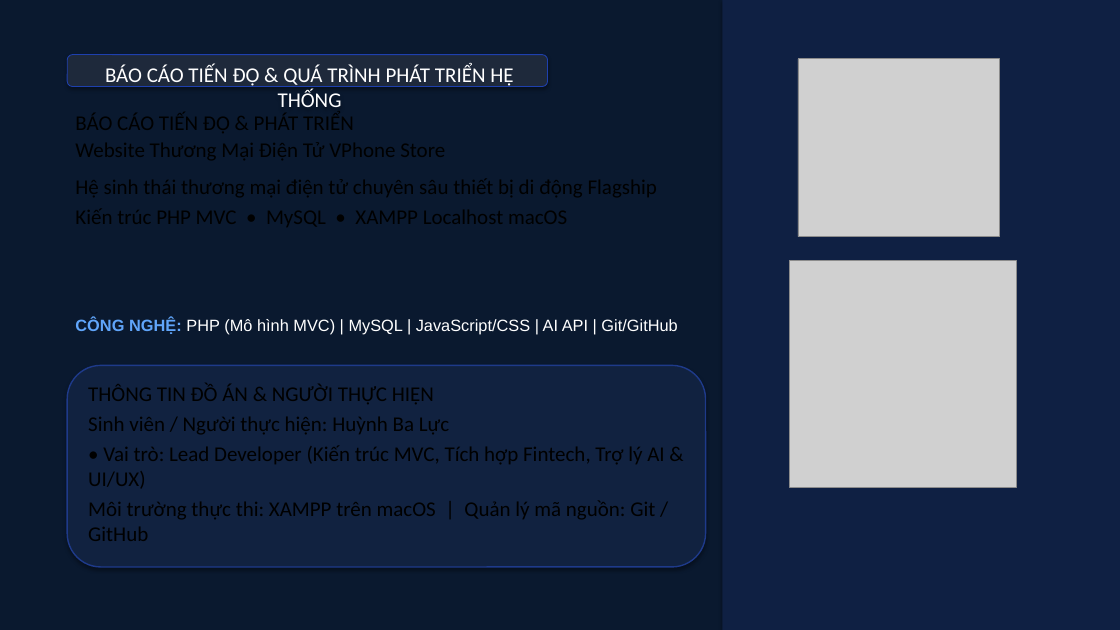
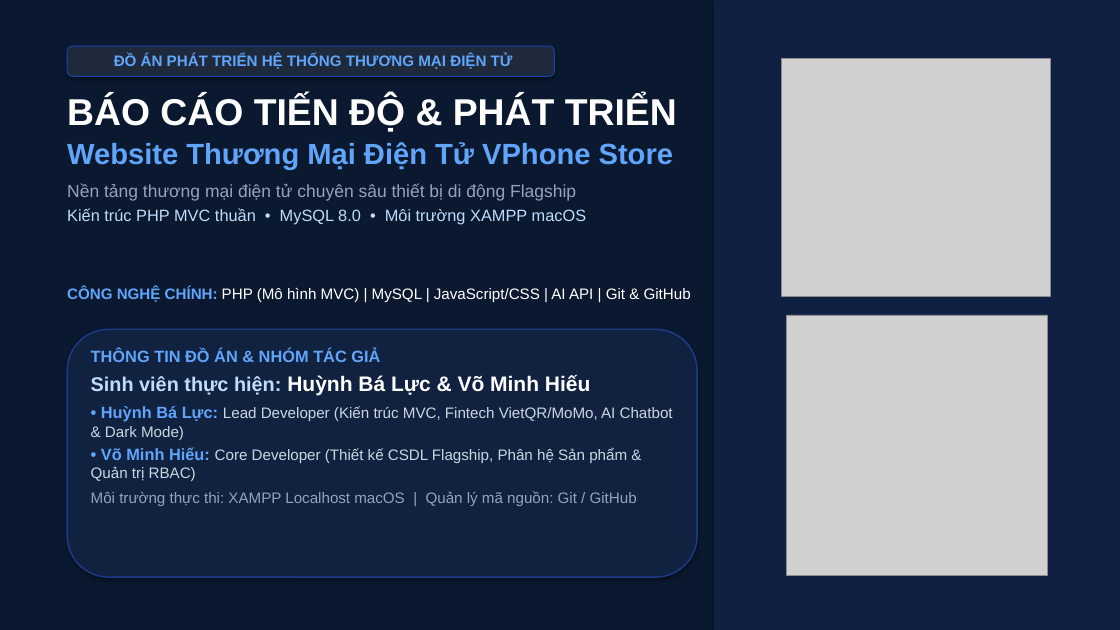
Before and after one commit to luchuynh51003/vphone-store, a slide deck: slide 1 of reports/BaoCao_Qua_Trinh_Phat_Trien_VPhone_Store.pptx. Drawn at 1120x630 pixels with LibreOffice and Linux fonts; fonts in the diff are those of the drawing; grey boxes stand for pictures. Boxes give left, top, right and bottom in pixels: in the first picture for what was removed or moved away, otherwise in the second. Text is boxed around its words. In the diff, an @@ line names an element or a change of style, - is before the commit and + after.

Commit message:
docs: Cập nhật slide thuyết trình và bổ sung tài liệu báo cáo quá trình Word

```diff
--- a/reports/BaoCao_Qua_Trinh_Phat_Trien_VPhone_Store.pptx
+++ b/reports/BaoCao_Qua_Trinh_Phat_Trien_VPhone_Store.pptx
@@ rectangle: place and size @@
-rectangle at (723, 0, 1120, 630)
+rectangle at (714, 0, 1120, 630)
@@ rounded rectangle "ĐỒ ÁN PHÁT TRIỂN HỆ ...": place and size @@
-rounded rectangle "ĐỒ ÁN PHÁT TRIỂN HỆ ..." at (67, 55, 548, 87)
+rounded rectangle "ĐỒ ÁN PHÁT TRIỂN HỆ ..." at (67, 46, 555, 76)
@@ text in rounded rectangle at (114, 54, 513, 69): text changed; size 18 to 13 pt; font Calibri to Arial; text colour #FFFFFF to #60A5FA; bold on @@
-BÁO CÁO TIẾN ĐỘ & QUÁ TRÌNH PHÁT TRIỂN HỆ THỐNG
+ĐỒ ÁN PHÁT TRIỂN HỆ THỐNG THƯƠNG MẠI ĐIỆN TỬ
@@ picture: place and size @@
-picture at (798, 59, 1000, 237)
+picture at (781, 59, 1050, 296)
@@ text added at (67, 96, 677, 225), 15 pt, text #94A3B8 @@
+BÁO CÁO TIẾN ĐỘ & PHÁT TRIỂN
+Website Thương Mại Điện Tử VPhone Store
+Nền tảng thương mại điện tử chuyên sâu thiết bị di động Flagship
+Kiến trúc PHP MVC thuần • MySQL 8.0 • Môi trường XAMPP macOS
@@ text at (67, 286, 691, 302): text changed; size 14 to 13 pt @@
-CÔNG NGHỆ: PHP (Mô hình MVC) | MySQL | JavaScript/CSS | AI API | Git/GitHub
+CÔNG NGHỆ CHÍNH: PHP (Mô hình MVC) | MySQL | JavaScript/CSS | AI API | Git & GitHub
@@ rounded rectangle: place and size @@
-rounded rectangle at (67, 365, 706, 567)
+rounded rectangle at (67, 329, 697, 577)
@@ picture: place and size @@
-picture at (790, 260, 1017, 487)
+picture at (787, 315, 1048, 576)
@@ text added at (91, 349, 673, 506), 13 pt, text #CBD5E1 @@
+THÔNG TIN ĐỒ ÁN & NHÓM TÁC GIẢ
+Sinh viên thực hiện: Huỳnh Bá Lực & Võ Minh Hiếu
+• Huỳnh Bá Lực: Lead Developer (Kiến trúc MVC, Fintech VietQR/MoMo, AI Chatbot & Dark Mode)
+• Võ Minh Hiếu: Core Developer (Thiết kế CSDL Flagship, Phân hệ Sản phẩm & Quản trị RBAC)
+Môi trường thực thi: XAMPP Localhost macOS | Quản lý mã nguồn: Git / GitHub
```
Also in this commit, not shown: 3 other slides changed, 10 slides added, 6 slides removed, 31 other files.
